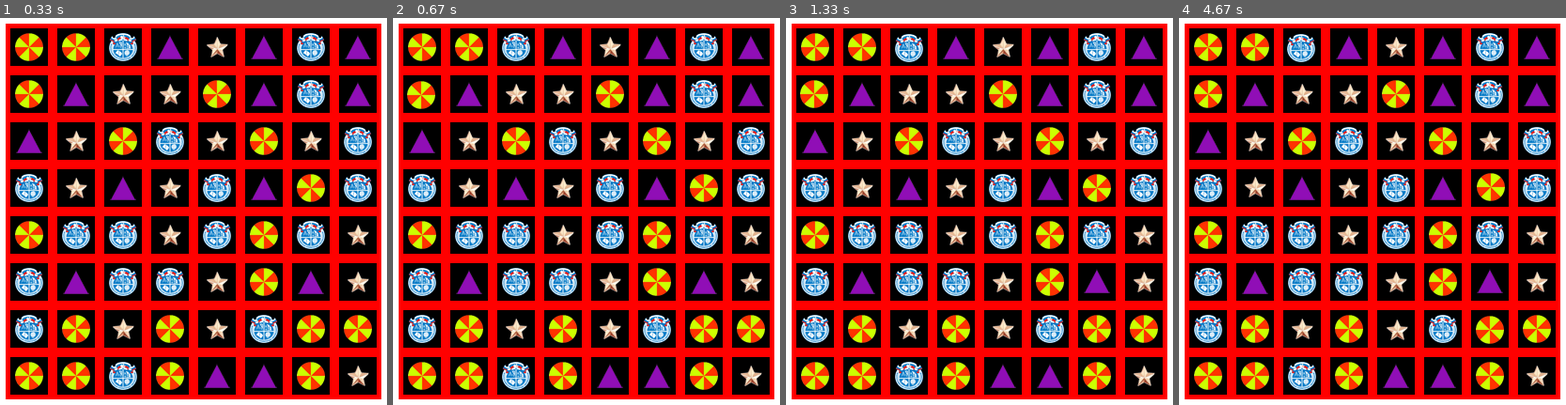
Above: before the commit, frames 1-4 (left to right).
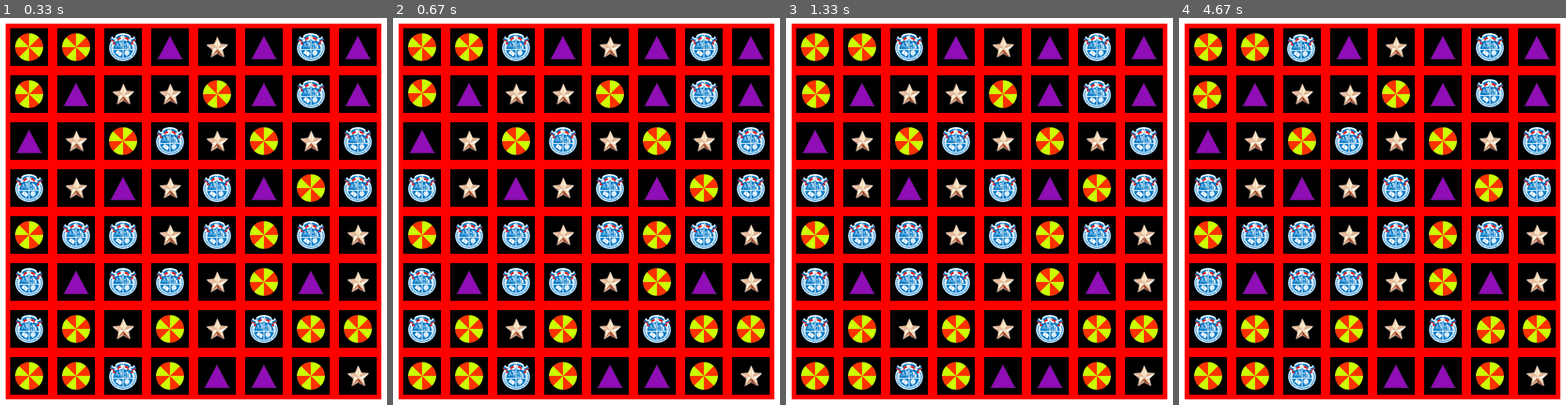
Above: after the commit, the same moments.

Repository: kbogomolov95/ProjectPyGame
Game: pygame game, started from ui.py
Two runs of this game, one before a commit and one after it. Both use one fixed random seed, a clock stepped at 60 frames per second and the inputs below.
Inputs (mouse positions are in pixels of both pictures, inside the frame that each line leads up to):
- Up to frame 1 (0.33 s): no input
- Up to frame 2 (0.67 s): press the mouse at (749, 234) at 0.37 s; move the mouse to (574, 157) at 0.47 s; release the mouse at (400, 79) at 0.6 s
- Up to frame 3 (1.33 s): press the mouse at (1002, 95) at 0.7 s; move the mouse to (1041, 188) at 0.8 s; release the mouse at (1083, 281) at 0.93 s; press the mouse at (1049, 48) at 1.03 s; move the mouse to (983, 48) at 1.13 s; release the mouse at (921, 48) at 1.27 s
- Up to frame 4 (4.67 s): press the mouse at (1349, 48) at 1.37 s; move the mouse to (1349, 149) at 1.47 s; release the mouse at (1349, 254) at 1.6 s; press the mouse at (1442, 188) at 1.7 s; move the mouse to (1337, 188) at 1.8 s; release the mouse at (1237, 188) at 1.93 s; press the mouse at (1442, 234) at 2.03 s; move the mouse to (outside the picture) at 2.13 s; release the mouse at (outside the picture) at 2.27 s; press the mouse at (1442, 234) at 2.37 s; move the mouse to (1461, 269) at 2.47 s; release the mouse at (1480, 304) at 2.6 s; press the mouse at (1535, 95) at 2.7 s; move the mouse to (1515, 141) at 2.8 s; release the mouse at (1492, 188) at 2.93 s; press the mouse at (1256, 188) at 3.03 s; move the mouse to (1314, 261) at 3.13 s; release the mouse at (1372, 339) at 3.27 s; press the mouse at (1442, 95) at 3.37 s; move the mouse to (1306, 110) at 3.47 s; release the mouse at (outside the picture) at 3.6 s; press the mouse at (1302, 48) at 3.7 s; move the mouse to (1318, 64) at 3.8 s; release the mouse at (1337, 83) at 3.93 s; press the mouse at (1535, 141) at 4.03 s; move the mouse to (outside the picture) at 4.13 s; release the mouse at (outside the picture) at 4.27 s; press the mouse at (1395, 234) at 4.37 s; move the mouse to (1442, 172) at 4.47 s; release the mouse at (1488, 114) at 4.6 s

Frame 1 is identical in both runs. In frame 2, 0.2% of the frame differs, in the area x 3-12%, y 15-24%; in frame 3, 0.6%; in frame 4, 1.5%, in the area x 3-85%, y 15-85%.

Commit message:
Not a chlen!!! You can delete by press button and cansel by right click

Diff:
--- a/ui.py
+++ b/ui.py
@@ -59,18 +59,19 @@
         self.selected = False
 
     def update(self, params, pos=None):
-        if not (pos is None):
+        if pos != None:
             if self.rect.collidepoint(pos):
                 if params['deletion']:
                     self.kill()
                 if self.selected:
-                    self.rect.x = self.x0 + random.randrange(3) - 1
-                    self.rect.y = self.y0 + random.randrange(3) - 1
+                    self.dergatsa()
 
-                if not params['selected'] is None:
+                if params['selected'] != None:
                     self.selected = params['selected']
-        # (dx,dy)
 
+    def dergatsa(self):
+        self.rect.x = self.x0 + random.randrange(3) - 1
+        self.rect.y = self.y0 + random.randrange(3) - 1
 
 def get_obj_coords(x, y):
     x = X0 + x * CELL_SIZE
@@ -134,6 +135,8 @@
                 pos1 = event.pos
                 params['selected'] = False
                 all_sprites.update(params, pos1)
+                pos1 = None
+                pos2 = None
             # иначе выбираем новую
             else:
                 # если уже выбрали первую, то выбираем вторую фигурку
@@ -145,16 +148,8 @@
                     pos2 = event.pos
                     all_sprites.update(params, pos2)
 
-    # if time:
-    #     time--:
-    #     update()
     all_sprites.update(params, pos1)
     all_sprites.update(params, pos2)
-    # if timer:
-    #    pass
-    # else:
-    #    all_sprites.update(pos1, False)
-    #    all_sprites.update(pos2, False)
 
     # Making board
     screen.blit(board.render(), (X0, Y0))
